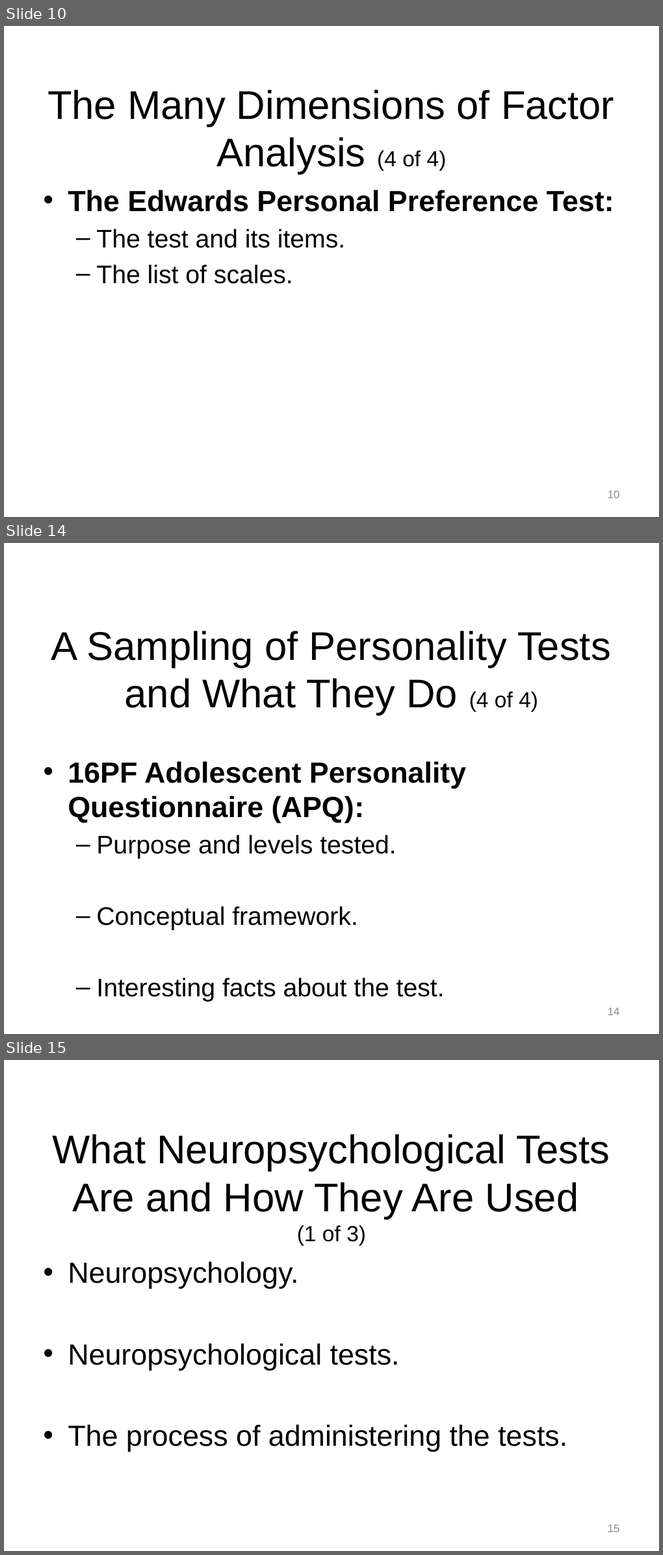
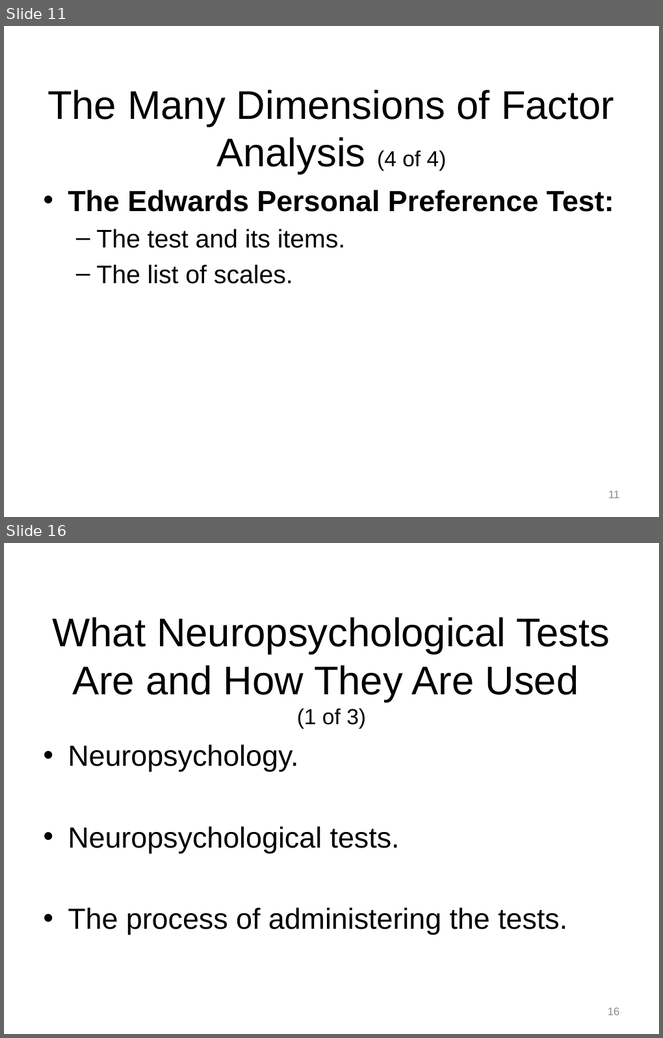
Before and after one commit to npm27/Teaching-Materials, a slide deck: Tests and Eval/Fall 26/Slides/10 Chapter 10.pptx. Shown one above the other, each under a label of ours: slides 10, 14 and 15 before the commit, slides 11 and 16 after it; the slides between them are not shown. The pictures are 663x1555 and 663x1038 pixels, drawn with LibreOffice and Linux fonts; fonts in the diff are those of the drawing. Boxes give left, top, right and bottom in pixels: in the first picture for what was removed or moved away, otherwise in the second. Text is boxed around its words. In the diff, an @@ line names an element or a change of style, - is before the commit and + after.

```diff
--- a/Tests and Eval/Fall 26/Slides/10 Chapter 10.pptx
+++ b/Tests and Eval/Fall 26/Slides/10 Chapter 10.pptx
@@ slide 14 removed at bbox=[4, 543, 659, 1034], background #FFFFFF @@
@@ title removed at bbox=[51, 631, 611, 715] @@
-A Sampling of Personality Tests and What They Do (4 of 4)
@@ text removed at bbox=[68, 761, 466, 1002] @@
-• 16PF Adolescent Personality Questionnaire (APQ):
-  – Purpose and levels tested.
-  – Conceptual framework.
-  – Interesting facts about the test.
@@ page number removed at bbox=[608, 1008, 620, 1016] @@
-14
@@ what was slide 10 is now slide 11 @@
@@ page number at bbox=[608, 491, 620, 499]: text changed @@
-10
+11
@@ what was slide 15 is now slide 16 @@
```
Also in this commit, not shown: 6 slides changed, 6 slides added, 1 other slide removed, 1 other file.
